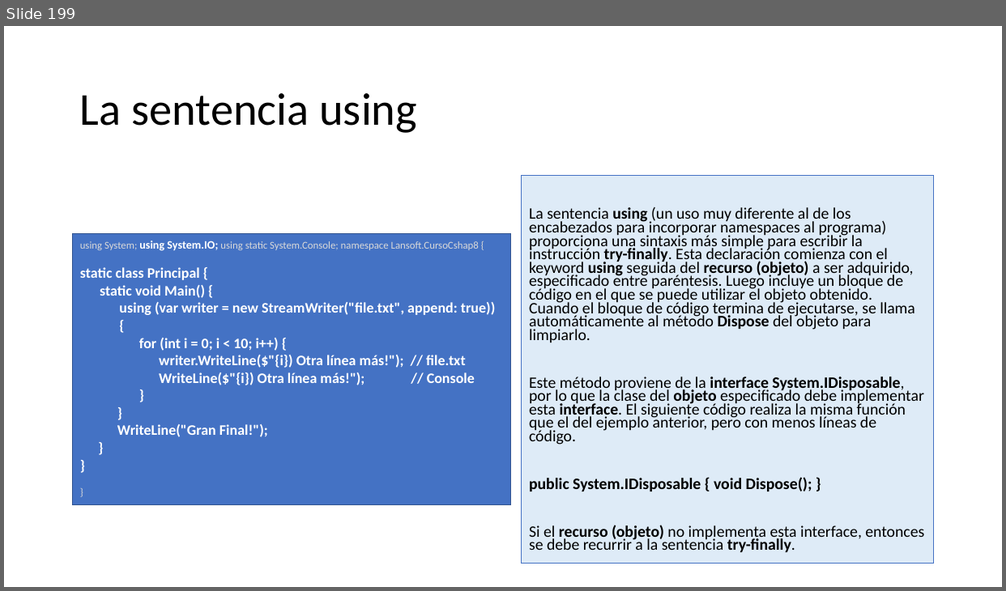
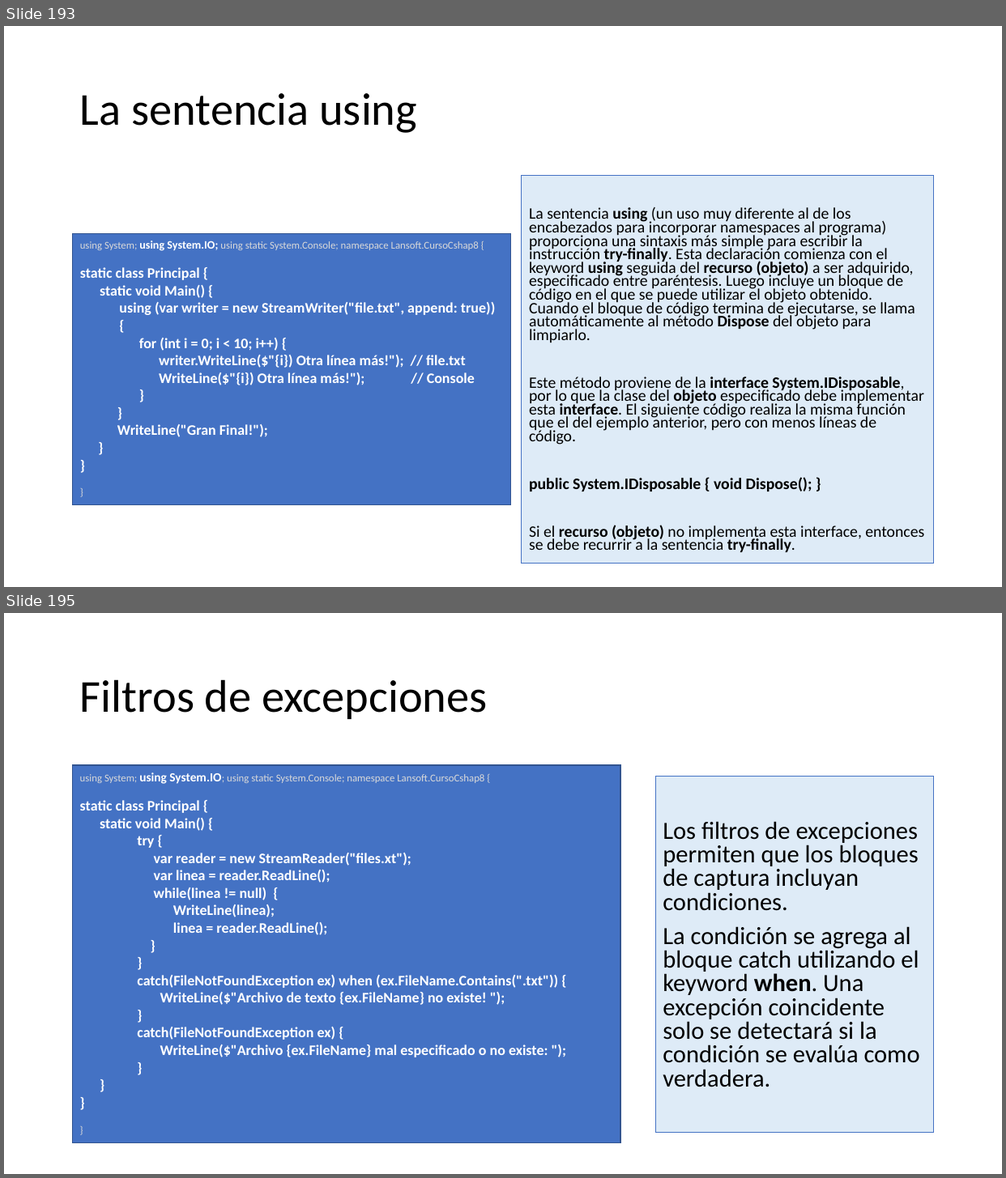
Before and after one commit to AlbertOsinaga/CursoCSharp__8, a slide deck: CSharpQuickReferencia.pptx. Shown one above the other, each under a label of ours: slide 199 before the commit, slides 193 and 195 after it; the slides between them are not shown. The pictures are 1006x591 and 1006x1178 pixels, drawn with LibreOffice and Linux fonts; fonts in the diff are those of the drawing. Boxes give left, top, right and bottom in pixels: in the first picture for what was removed or moved away, otherwise in the second. Text is boxed around its words. In the diff, an @@ line names an element or a change of style, - is before the commit and + after.

```diff
--- a/CSharpQuickReferencia.pptx
+++ b/CSharpQuickReferencia.pptx
@@ slide 195 added at [4, 613, 1002, 1174], background #FFFFFF @@
@@ title added at [80, 679, 487, 719], 44 pt, text #000000 @@
+Filtros de excepciones
@@ rectangle added at [73, 766, 621, 1144], fill #4472C4, outline #325491 1 pt, 14 pt, text #FFFFFF, bold @@
+using System; using System.IO; using static System.Console; namespace Lansoft.CursoCshap8 {
+static class Principal {
+static void Main() {
+  try {
+  var reader = new StreamReader("files.xt");
+  var linea = reader.ReadLine();
+  while(linea != null) {
+  WriteLine(linea);
+  linea = reader.ReadLine();
+  }
+  }
+  catch(FileNotFoundException ex) when (ex.FileName.Contains(".txt")) {
+  WriteLine($"Archivo de texto {ex.FileName} no existe! ");
+  }
+  catch(FileNotFoundException ex) {
+  WriteLine($"Archivo {ex.FileName} mal especificado o no existe: ");
+  }
+}
+}
+}
@@ text added at [655, 776, 933, 1132], fill #DEEBF7, outline #4472C4 0.75 pt, 23.8 pt, text #000000 @@
+Los filtros de excepciones permiten que los bloques de captura incluyan condiciones.
+La condición se agrega al bloque catch utilizando el keyword when. Una excepción coincidente solo se detectará si la condición se evalúa como verdadera.
@@ what was slide 199 is now slide 193 @@
```
Also in this commit, not shown: 1 slide changed, 1 slide removed.
